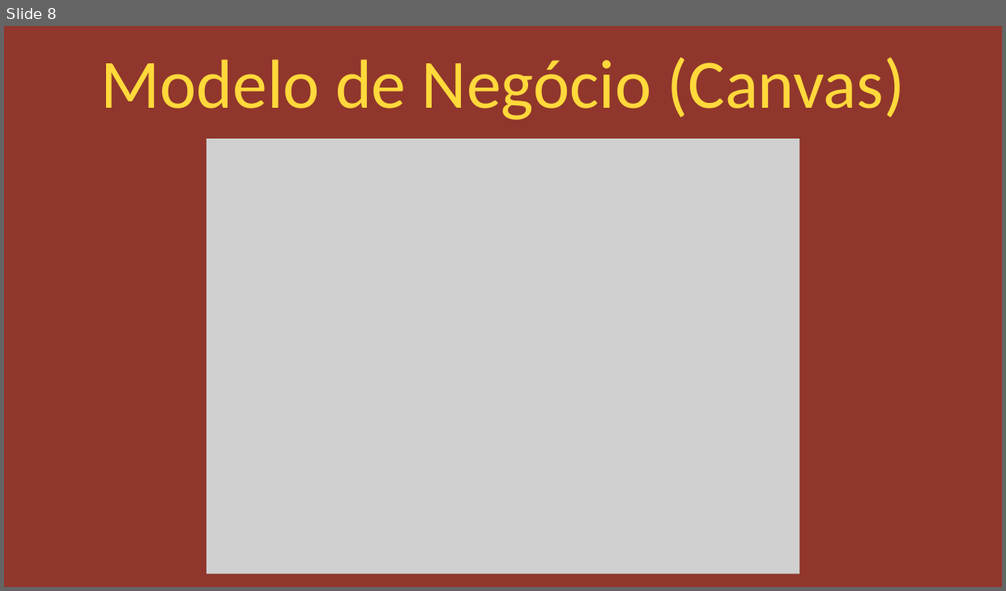
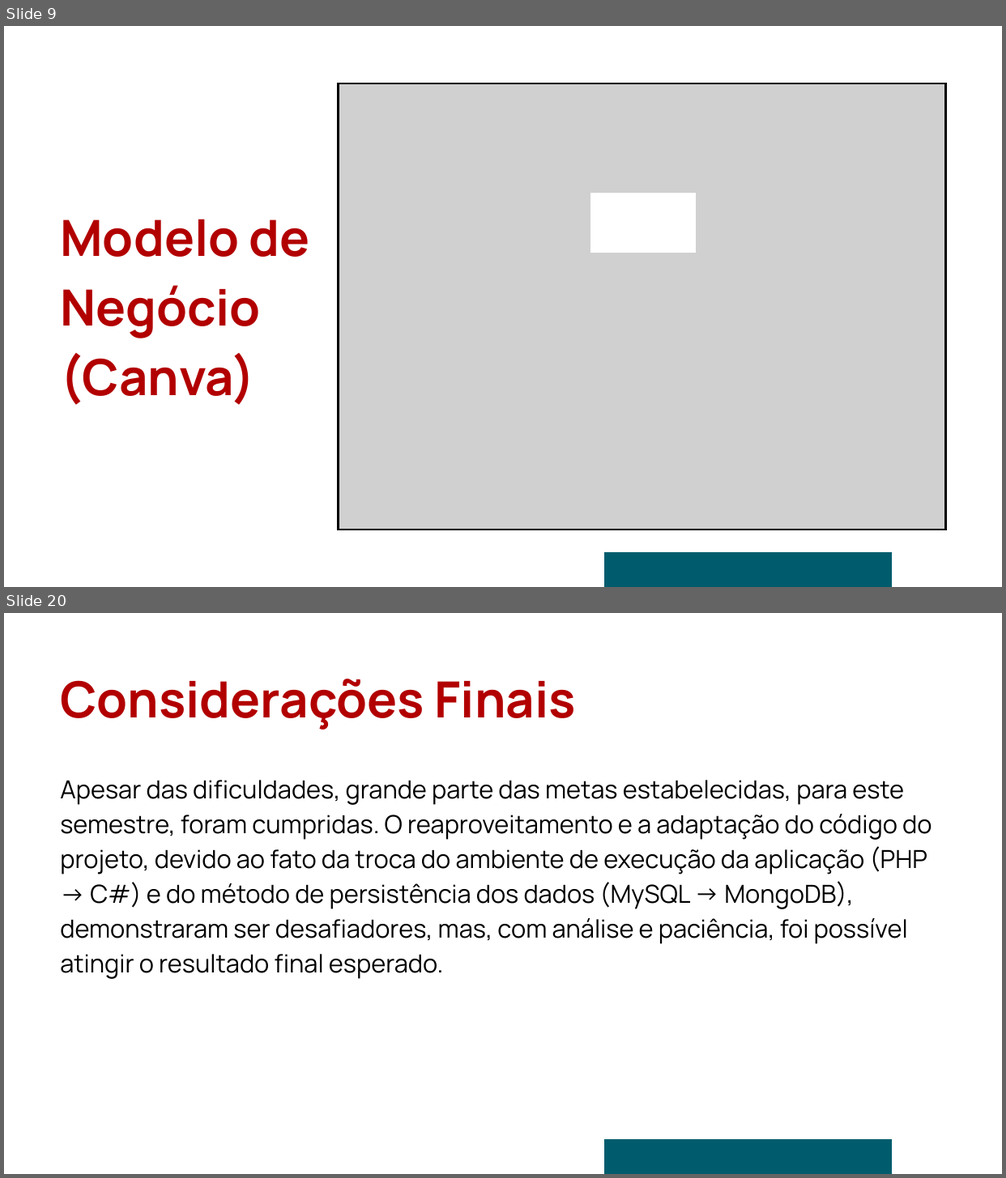
Before and after one commit to Agenda-Fatec/Documentos, a slide deck: Slides/PI.pptx. Shown one above the other, each under a label of ours: slide 8 before the commit, slides 9 and 20 after it; the slides between them are not shown. The pictures are 1006x591 and 1006x1178 pixels, drawn with LibreOffice and Linux fonts; fonts in the diff are those of the drawing; grey boxes stand for pictures. Boxes give left, top, right and bottom in pixels: in the first picture for what was removed or moved away, otherwise in the second. Text is boxed around its words. In the diff, an @@ line names an element or a change of style, - is before the commit and + after.

```diff
--- a/Slides/PI.pptx
+++ b/Slides/PI.pptx
@@ slide 20 added at <box>4,613,1002,1174</box>, background #FFFFFF @@
@@ text added at <box>60,679,576,730</box>, 72 pt, text #B20000, bold @@
+Considerações Finais
@@ text added at <box>60,780,931,979</box>, 36 pt, text #000000 @@
+Apesar das dificuldades, grande parte das metas estabelecidas, para este semestre, foram cumpridas. O reaproveitamento e a adaptação do código do projeto, devido ao fato da troca do ambiente de execução da aplicação (PHP → C#) e do método de persistência dos dados (MySQL → MongoDB), demonstraram ser desafiadores, mas, com análise e paciência, foi possível atingir o resultado final esperado.
@@ freeform shape added at <box>603,1139,892,1174</box>, fill #005C6D @@
@@ what was slide 8 is now slide 9 @@
@@ slide 9 changed as well @@
@@ background #90362C to #FFFFFF @@
@@ picture: place and size @@
-picture at <box>206,139,800,574</box>
+picture at <box>339,84,945,530</box>
@@ freeform shape added at <box>590,193,696,253</box>, fill #FFFFFF @@
@@ text at <box>60,219,310,405</box>: text changed; size 100 to 72 pt; font Calibri to Manrope; text colour #FFD93B to #B20000; bold on @@
-Modelo de Negócio (Canvas)
+Modelo de Negócio (Canva)
@@ freeform shape added at <box>603,552,892,587</box>, fill #005C6D @@
```
Also in this commit, not shown: 6 other slides changed, 14 other slides added, 9 slides removed, 6 other files.
